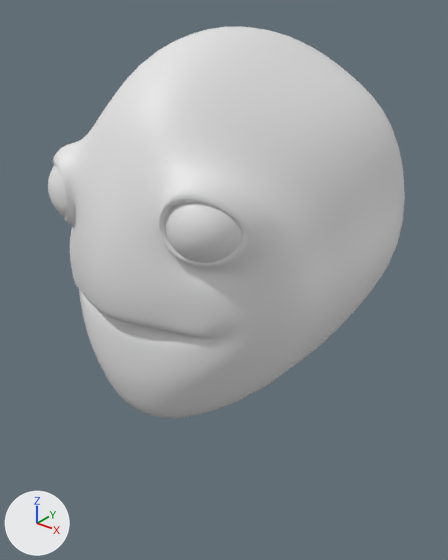
A saved change to the Blender file character_modeling_tutorial.blend.
One viewpoint serves both versions: a 50 mm camera at (7.09, -6.3, 4.87) aimed at (-0.37, 3.02, -0.91). Every picture has the same lights, and +X, +Y and +Z are marked at lower left.
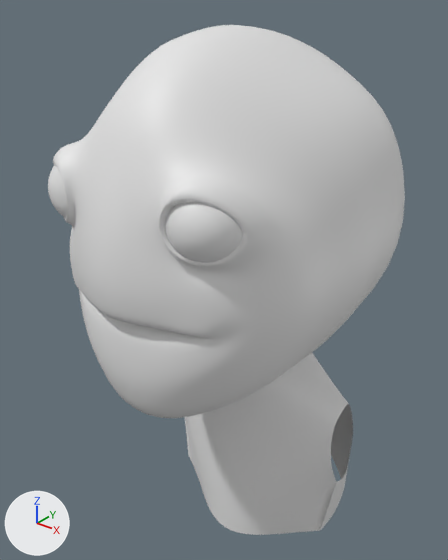
What differs and where, as boxes (x1, y1, x2, y2) in the pictures (448 x 560 px):
```json
{"object": "Plane", "change": "reshaped", "before": [53, 27, 405, 418], "after": [53, 25, 405, 535], "on screen": "30% taller"}
{"part": 1, "of": "me_plane", "change": "built on", "before": [158, 27, 395, 330], "after": [152, 25, 397, 535]}
```

Scene script edits in JSON lines:
```json
{"block": "me_plane", "where": "# used by ob_plane; location = (0.0, 0.0, 0.0); rotation_euler = (1.571, 0.0, 0.0), in degrees (90, 0, 0)"}
{"op": "remove", "block": "me_plane", "code": "me_plane.from_pydata(...)  # 128 vertices, 112 faces; spans x 0.0..2.92, y -2.88..4.24, z -6.76..0.7"}
{"op": "add", "block": "me_plane", "code": "me_plane.from_pydata(...)  # 175 vertices, 148 faces; spans x 0.0..2.92, y -7.57..4.24, z -6.76..0.7"}
{"block": "me_plane", "change": "me_plane part 1"}
{"block": "me_plane", "change": "2 vertices are removed from x 0.44, y -2.5..-2.03, z -5.03..-3.84"}
{"block": "me_plane", "change": "10 faces are deleted"}
{"block": "me_plane", "change": "2 vertices move from x 0.0, y -2.88..-2.57, z -3.87..-2.78 to x 0.0, y -2.99..-2.82, z -5.22..-2.78"}
{"block": "me_plane", "change": "49 vertices are added at x 0.0..2.92, y -7.57..4.11, z -6.19..-1.88"}
{"block": "me_plane", "change": "44 new faces join them, smooth"}
{"block": "me_plane", "change": "2 new faces join them"}
```
